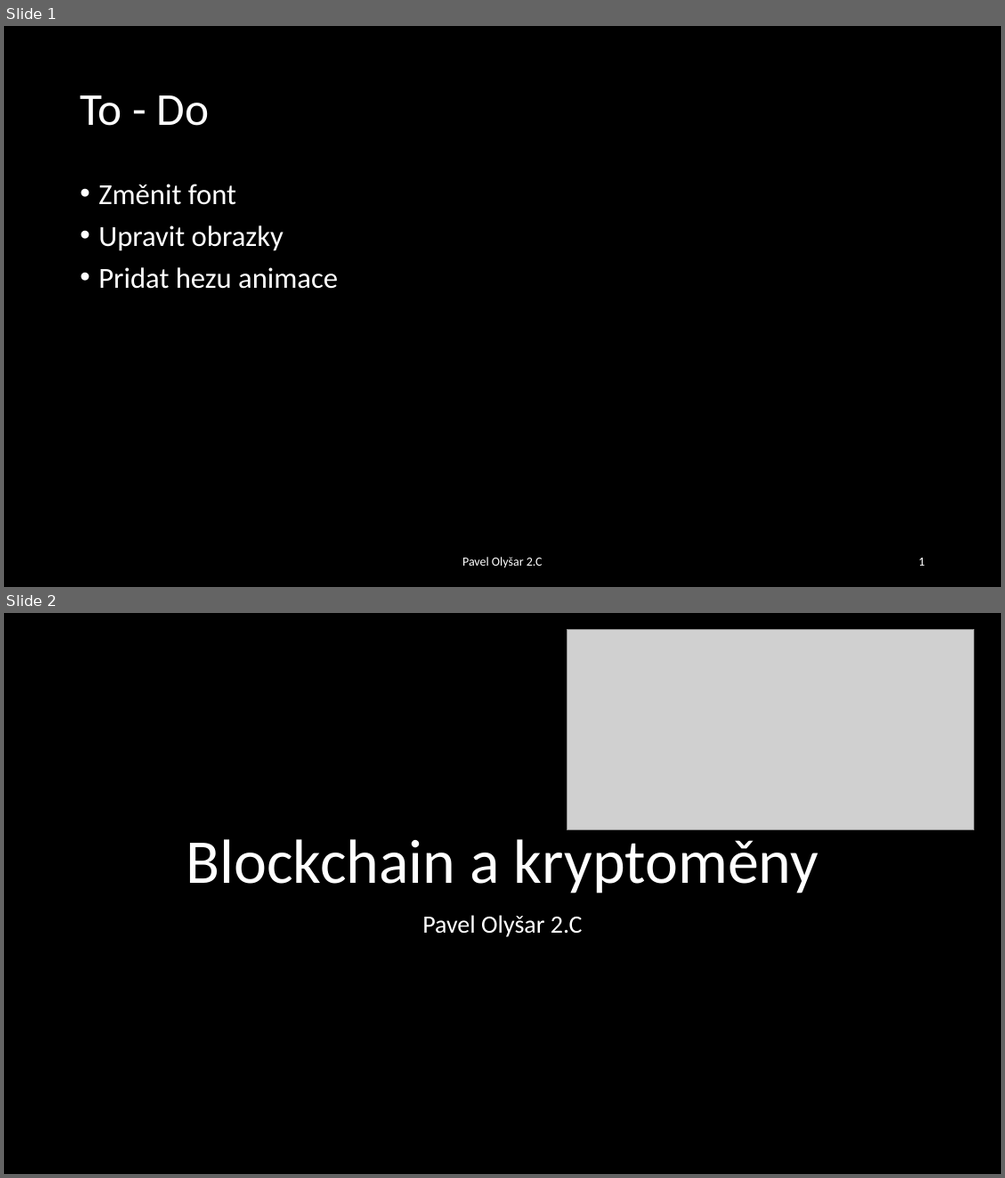
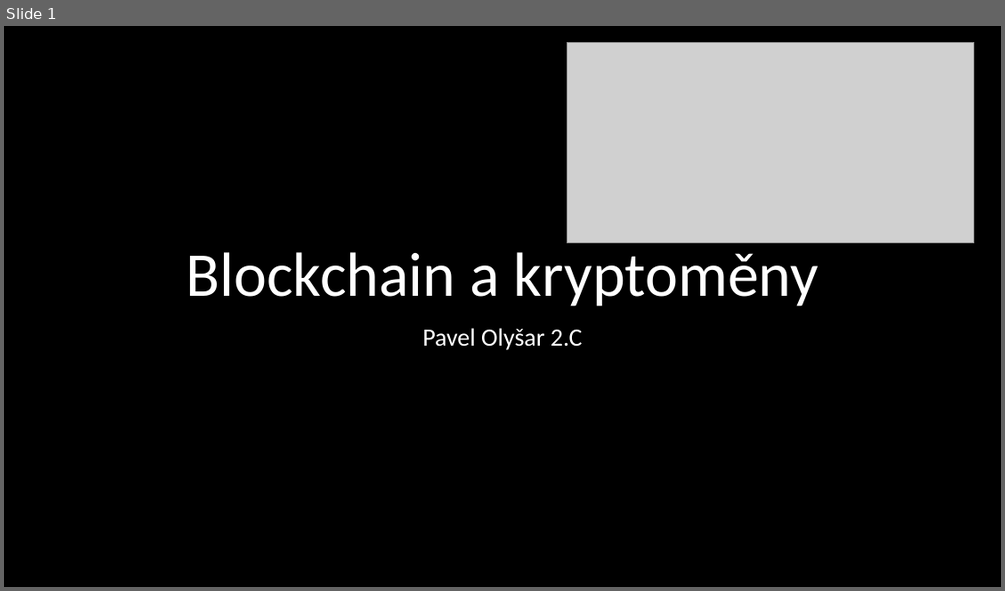
Before and after one commit to PavelOlysar/BlockchainProject, a slide deck: Skripta/Blockchain - Pavel Olyšar.pptx. Shown one above the other, each under a label of ours: slides 1 and 2 before the commit, slide 1 after it. The pictures are 1005x1178 and 1005x591 pixels, drawn with LibreOffice and Linux fonts; fonts in the diff are those of the drawing; grey boxes stand for pictures. Boxes give left, top, right and bottom in pixels: in the first picture for what was removed or moved away, otherwise in the second. Text is boxed around its words. In the diff, an @@ line names an element or a change of style, - is before the commit and + after.

```diff
--- a/Skripta/Blockchain - Pavel Olyšar.pptx
+++ b/Skripta/Blockchain - Pavel Olyšar.pptx
@@ slide 1 removed at box(4, 26, 1001, 587), background #000000 @@
@@ title removed at box(80, 95, 210, 126) @@
-To - Do
@@ text removed at box(98, 184, 338, 289) @@
-• Změnit font
-• Upravit obrazky
-• Pridat hezu animace
@@ text removed at box(462, 556, 542, 568) @@
-Pavel Olyšar 2.C
@@ page number removed at box(918, 557, 924, 565) @@
-1
@@ what was slide 2 is now slide 1 @@
```
Also in this commit, not shown: 4 slides changed, 8 slides added.
